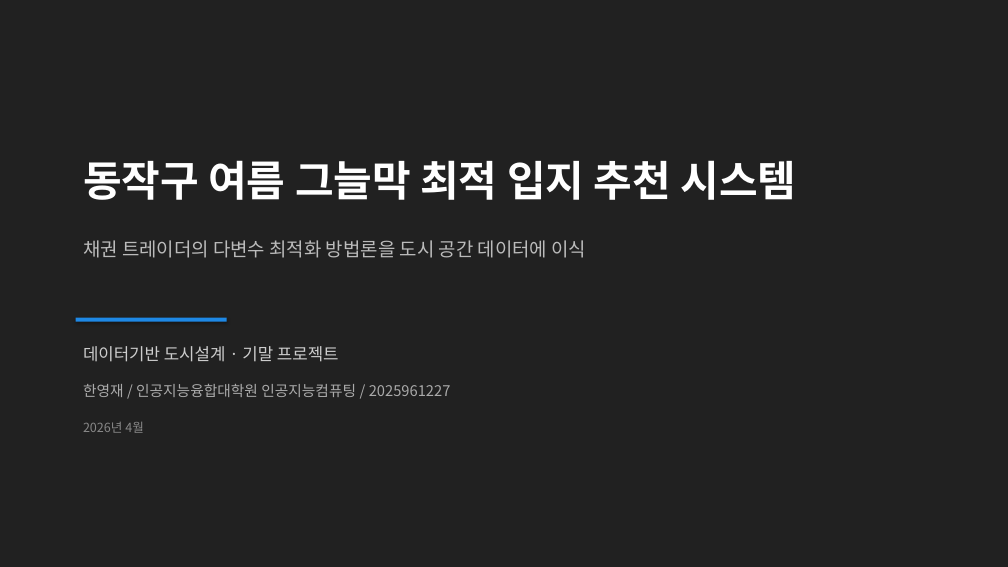
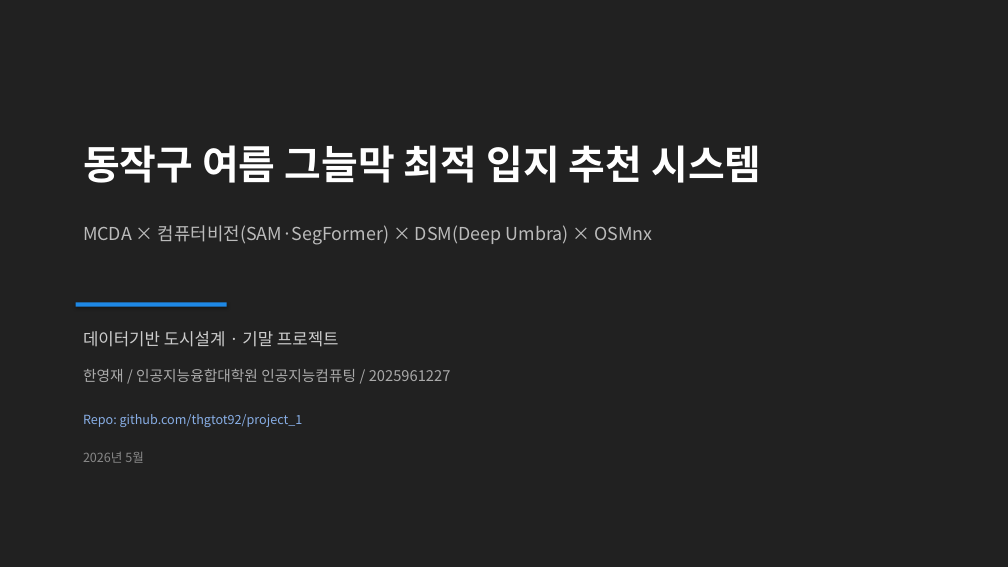
Before and after one commit to thgtot92/project_1, a slide deck: slide 1 of presentation/동작구_그늘막_최종발표.pptx. Drawn at 1008x567 pixels with LibreOffice and Linux fonts; fonts in the diff are those of the drawing. Boxes give left, top, right and bottom in pixels: in the first picture for what was removed or moved away, otherwise in the second. Text is boxed around its words. In the diff, an @@ line names an element or a change of style, - is before the commit and + after.

```diff
--- a/presentation/동작구_그늘막_최종발표.pptx
+++ b/presentation/동작구_그늘막_최종발표.pptx
@@ text "동작구 여름 그늘막 최적 입지 ..." at (x1=83, y1=145, x2=761, y2=183): size 40 to 38 pt @@
@@ text at (x1=83, y1=225, x2=653, y2=245): text changed; size 18 to 17 pt @@
-채권 트레이더의 다변수 최적화 방법론을 도시 공간 데이터에 이식
+MCDA × 컴퓨터비전(SAM·SegFormer) × DSM(Deep Umbra) × OSMnx
@@ 3 texts, 1 rectangle moved together from (x1=76, y1=160, x2=796, y2=397) to (x1=76, y1=145, x2=761, y2=382) @@
@@ text at (x1=83, y1=414, x2=303, y2=427): text changed; text colour #888888 to #88AEE5 @@
-2026년 4월
+Repo: github.com/thgtot92/project_1
@@ text added at (x1=83, y1=452, x2=144, y2=463), 12 pt, text #888888 @@
+2026년 5월
```
Also in this commit, not shown: 11 other slides changed, 3 slides added, 2 slides removed, 4 other files.
